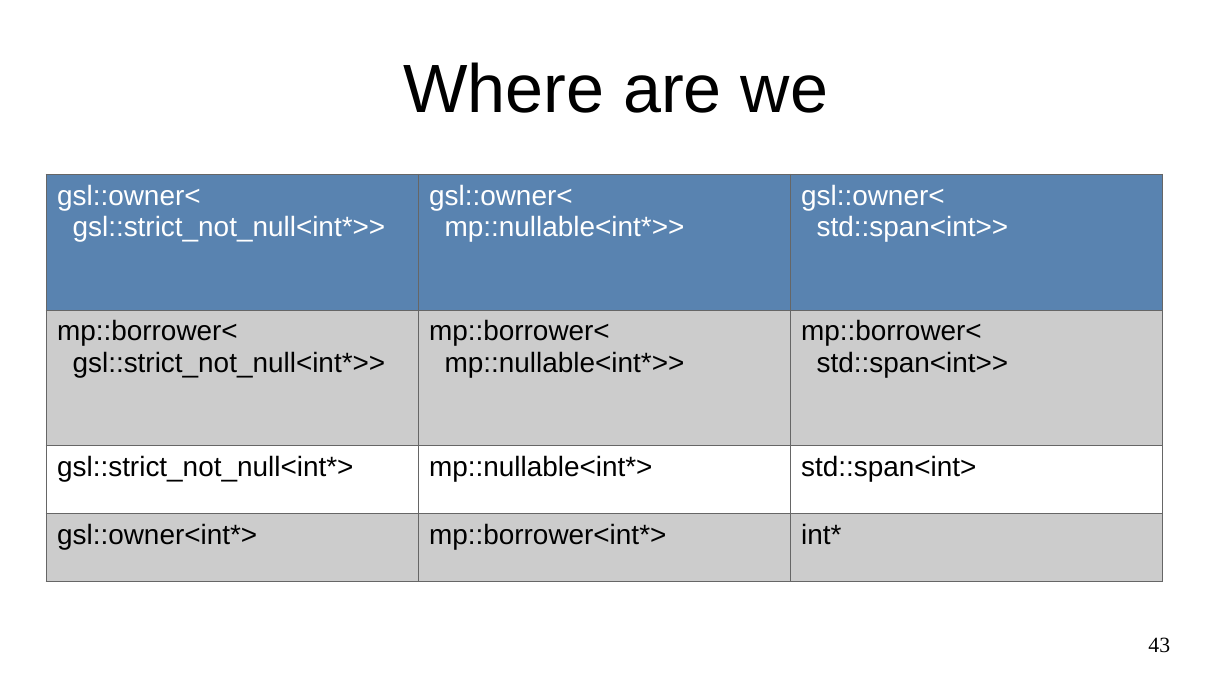
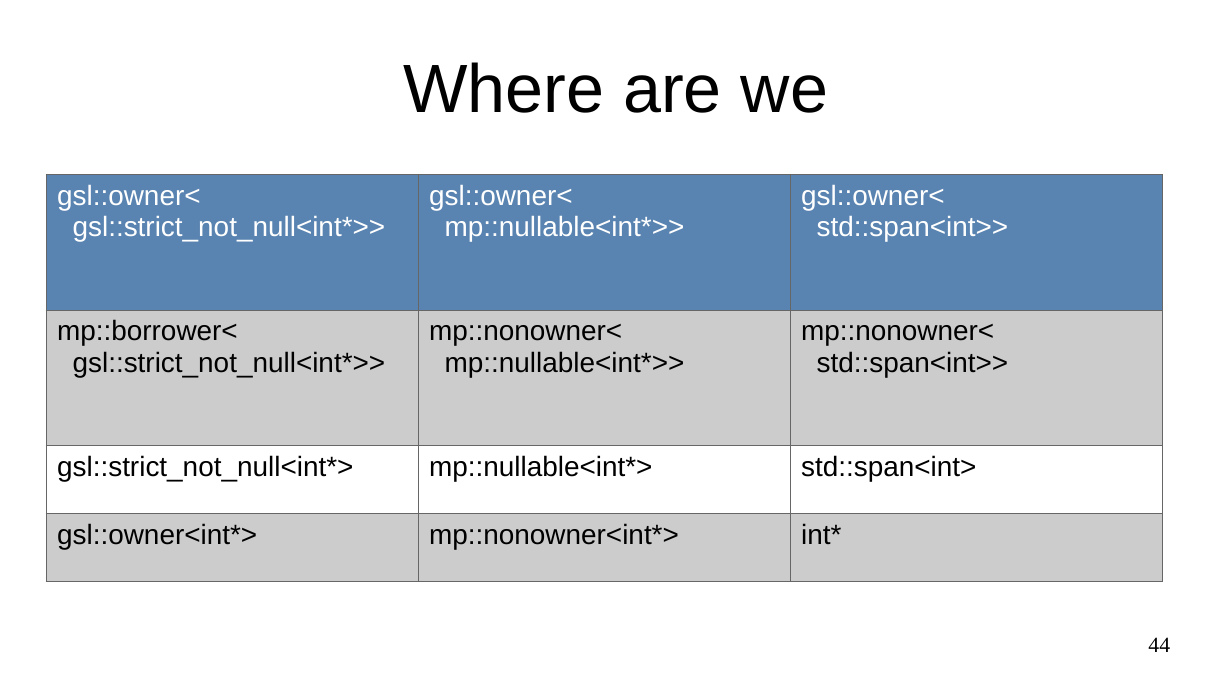
Before and after one commit to marcpawl/nullptr, a slide deck: slide 44 of slideshow.odp (slide 43 before the commit). Drawn at 1232x693 pixels with LibreOffice and Linux fonts; fonts in the diff are those of the drawing. Boxes give left, top, right and bottom in pixels: in the first picture for what was removed or moved away, otherwise in the second. Text is boxed around its words. In the diff, an @@ line names an element or a change of style, - is before the commit and + after.

```diff
--- a/slideshow.odp
+++ b/slideshow.odp
@@ table at (x1=46, y1=174, x2=1163, y2=581) @@
-row 2, column 2: mp::borrower< mp::nullable<int*>>
+row 2, column 2: mp::nonowner< mp::nullable<int*>>
-row 2, column 3: mp::borrower< std::span<int>>
+row 2, column 3: mp::nonowner< std::span<int>>
-row 4, column 2: mp::borrower<int*>
+row 4, column 2: mp::nonowner<int*>
@@ page number at (x1=1148, y1=637, x2=1170, y2=652): text changed @@
-43
+44
```
Also in this commit, not shown: 2 other slides changed, 2 slides added.
